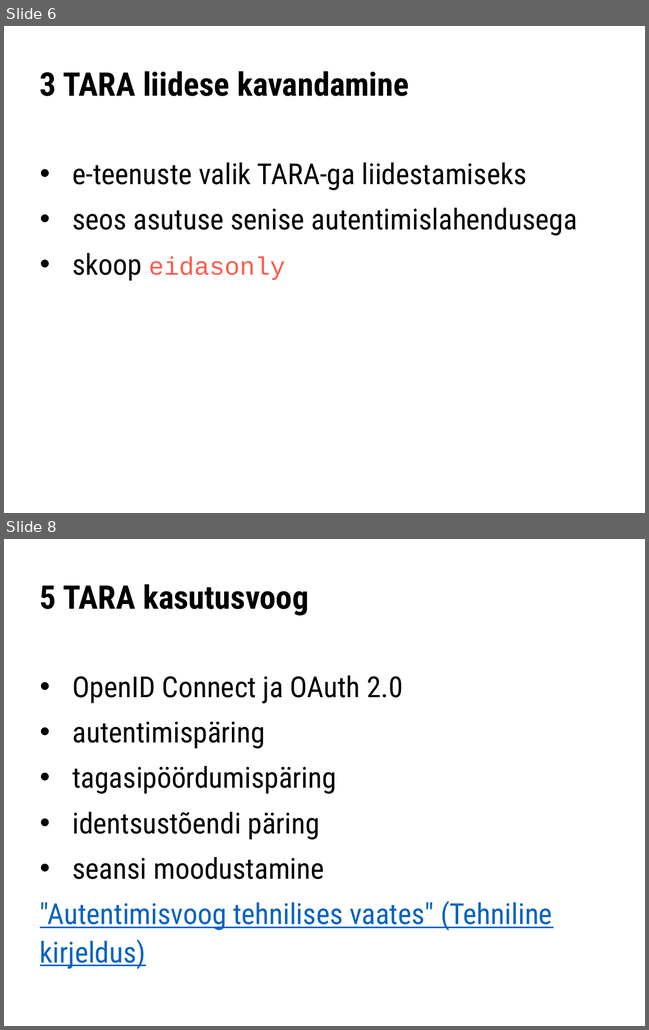
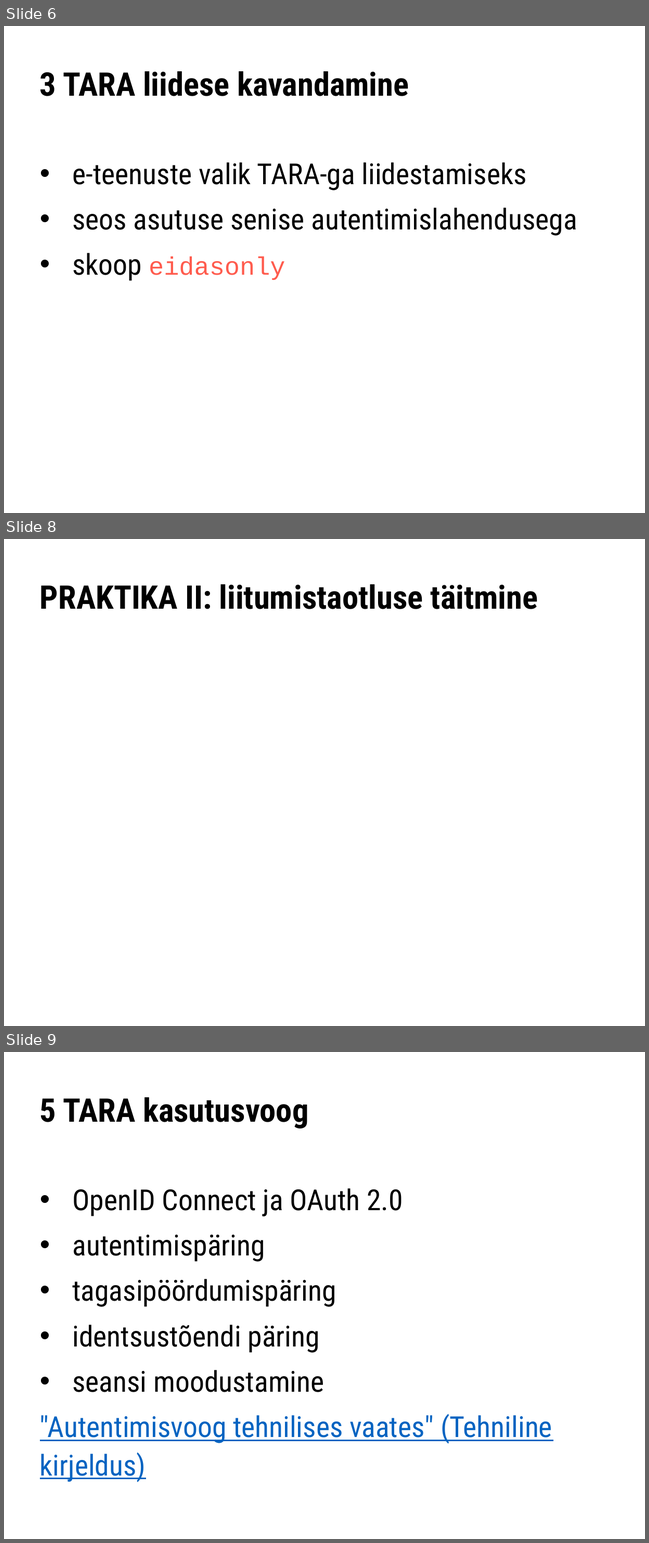
Before and after one commit to e-gov/TARA-Doku, a slide deck: files/TARA-arendajakoolitus.pptx. Shown one above the other, each under a label of ours: slides 6 and 8 before the commit, slides 6, 8 and 9 after it; the slides between them are not shown. The pictures are 649x1030 and 649x1543 pixels, drawn with LibreOffice and Linux fonts; fonts in the diff are those of the drawing. Boxes give left, top, right and bottom in pixels: in the first picture for what was removed or moved away, otherwise in the second. Text is boxed around its words. In the diff, an @@ line names an element or a change of style, - is before the commit and + after.

```diff
--- a/files/TARA-arendajakoolitus.pptx
+++ b/files/TARA-arendajakoolitus.pptx
@@ slide 8 added at (4, 539, 645, 1026), background #FFFFFF @@
@@ title added at (40, 584, 538, 609), 36 pt, text #000000, bold @@
+PRAKTIKA II: liitumistaotluse täitmine
@@ what was slide 8 is now slide 9 @@
```
Also in this commit, not shown: 5 slides changed, 6 other slides added, 2 other files.
